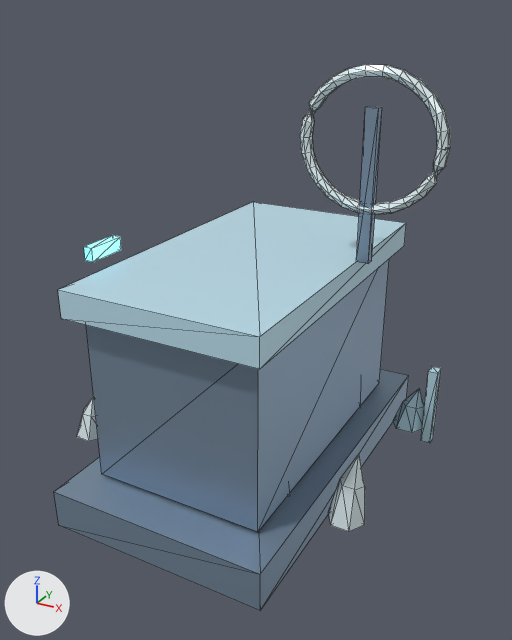
What one commit did to the glTF model public/models/midground/polar-geolab.glb.
Rendered twice from a 50 mm camera at (3.99, -7.24, 5.7) aimed at (0.12, -0.21, 2.18). Every picture has the same lights, and +X, +Y and +Z are marked at lower left. The first picture is the older version. Mesh edges are drawn as thin lines. Vertices at exactly the same position are counted once.

Objects in the first picture: 'Polar geology outpost cabin'.
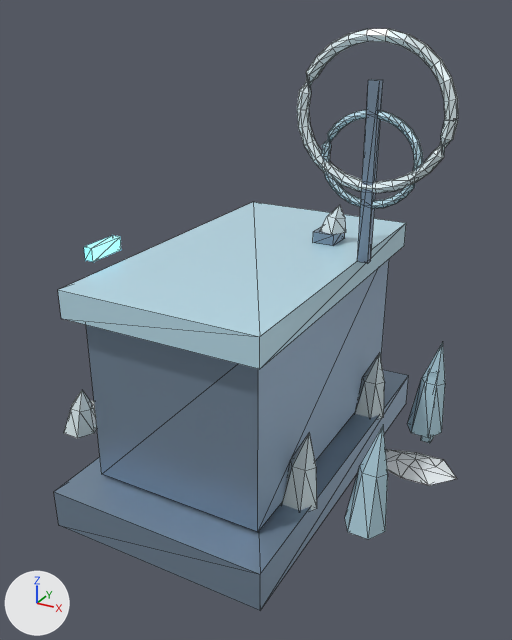
What differs and where, as boxes [x1, y1, x2, y2] in the pictures (512 x 640 px; the box of a moved part takes in the faces that stretch with it):
'Polar geology outpost cabin', reshaped (6% taller)
    before: [54, 64, 450, 611]
    after: [54, 29, 458, 611]
part 1 of me_polar_geology_outpost_cabin, added
    after: [357, 79, 383, 264]
part 2 of me_polar_geology_outpost_cabin, added
    after: [313, 227, 345, 246]
part 3 of me_polar_geology_outpost_cabin, moved or reshaped
    before: [300, 64, 450, 215]
    after: [321, 110, 423, 209]
part 4 of me_polar_geology_outpost_cabin, added
    after: [297, 29, 458, 193]
part 5 of me_polar_geology_outpost_cabin, moved or reshaped
    before: [77, 396, 98, 441]
    after: [64, 390, 97, 438]
part 6 of me_polar_geology_outpost_cabin, moved or reshaped (not visible before)
    after: [282, 434, 317, 511]
part 7 of me_polar_geology_outpost_cabin, added
    after: [355, 353, 384, 419]
part 8 of me_polar_geology_outpost_cabin, added
    after: [386, 449, 457, 485]
part 9 of me_polar_geology_outpost_cabin, moved or reshaped
    before: [393, 389, 424, 433]
    after: [407, 342, 445, 438]
part 10 of me_polar_geology_outpost_cabin, moved or reshaped
    before: [328, 454, 365, 531]
    after: [345, 425, 388, 539]
part 11 of me_polar_geology_outpost_cabin, added
    after: [320, 205, 346, 234]

The change, as a diff of the scene's bpy script:
```diff
--- a/public/models/midground/polar-geolab.glb.py
+++ b/public/models/midground/polar-geolab.glb.py
@@ mat_compacted_snow @@
+mat_compacted_snow = principled_material('compacted snow')
+mat_compacted_snow.base_color = (0.863, 0.91, 0.937)  # white #eff5f8
+mat_compacted_snow.metallic = 0.06
+mat_compacted_snow.roughness = 0.85
@@ me_polar_geology_outpost_cabin @@
 # used by ob_polar_geology_outpost_cabin; location = (0.0, 0.0, 0.0)
-me_polar_geology_outpost_cabin.from_pydata(...)  # 380 vertices, 672 faces; spans x -2.12..2.12, y -2.4..2.4, z 0.03..5.15
+me_polar_geology_outpost_cabin.from_pydata(...)  # 680 vertices, 1232 faces; spans x -2.7..2.64, y -2.4..2.4, z 0.03..5.5
+# me_polar_geology_outpost_cabin part 1: a new loose piece, a box spanning x 1.2..1.33, y 0.31..0.43, z 2.96..5.0, in mat_polar_station_steel (greyish blue #8ba0b5)
+# me_polar_geology_outpost_cabin part 2: a new loose piece, a box spanning x 0.46..0.74, y 0.66..1.04, z 2.99..3.13, in mat_polar_station_steel (greyish blue #8ba0b5)
+# me_polar_geology_outpost_cabin part 3: the loose piece of 160 vertices spanning x 0.4..2.12, y 0.3..0.44, z 3.55..5.15 is scaled about its middle by (0.688, 0.714, 0.667), then moved by (0.0, 0.0, -0.2), in mat_translucent_look_ice_blue (cyan #c0e4f2)
+# me_polar_geology_outpost_cabin part 4: the loose piece of 160 vertices spanning x 0.4..2.12, y 0.3..0.44, z 3.55..5.15 is copied, and the copy is scaled about its middle by (1.06, 1, 1.07), then moved by (0.0, 0.0, 0.3); it spans x 0.35..2.17, y 0.3..0.44, z 3.8..5.5
+# me_polar_geology_outpost_cabin part 5: the loose piece of 14 vertices spanning x -2.12..-1.68, y -1.31..-0.93, z 0.45..1.05 is scaled about its middle by (1.1, 1.09, 1.08), then moved by (-0.2, 0.0, 0.02)
+# me_polar_geology_outpost_cabin part 6: the loose piece of 14 vertices spanning x 0.64..1.08, y 0.95..1.33, z 0.45..1.67 is scaled about its middle by (1.1, 1.09, 0.82), then moved by (0.32, -2.26, -0.11)
+# me_polar_geology_outpost_cabin part 7: the loose piece of 14 vertices spanning x 0.64..1.08, y 0.95..1.33, z 0.45..1.67 is copied, and the copy is scaled about its middle by (1.1, 1.09, 0.82), then moved by (0.32, 0.0, -0.11); it spans x 0.94..1.42, y 0.93..1.35, z 0.45..1.45
+# me_polar_geology_outpost_cabin part 8: a new loose piece of 23 vertices spanning x 1.64..2.64, y 0.12..0.77, z 0.2..0.4, in mat_compacted_snow (white #eff5f8)
+# me_polar_geology_outpost_cabin part 9: 13 vertices removed from x 1.56..1.97, y 0.95..1.33, z 0.45..1.05; 13 vertices added at x 1.76..2.24, y 0.93..1.35, z 0.45..1.8
+# me_polar_geology_outpost_cabin part 10: 13 vertices removed from x 1.56..1.97, y -1.31..-0.93, z 0.45..1.36; 13 vertices added at x 1.76..2.24, y -1.33..-0.91, z 0.45..1.8
+# me_polar_geology_outpost_cabin part 11: 12 vertices added at x 0.5..0.83, y 0.68..1.02, z 3.12..3.47
+# other edits to the shape of me_polar_geology_outpost_cabin do not show in these pictures
 me_polar_geology_outpost_cabin.materials.append(mat_polar_station_steel)
@@ me_polar_geology_outpost_cabin @@
 me_polar_geology_outpost_cabin.materials.append(mat_azure_warning_relay)
+me_polar_geology_outpost_cabin.materials.append(mat_compacted_snow)  # white #eff5f8
```
